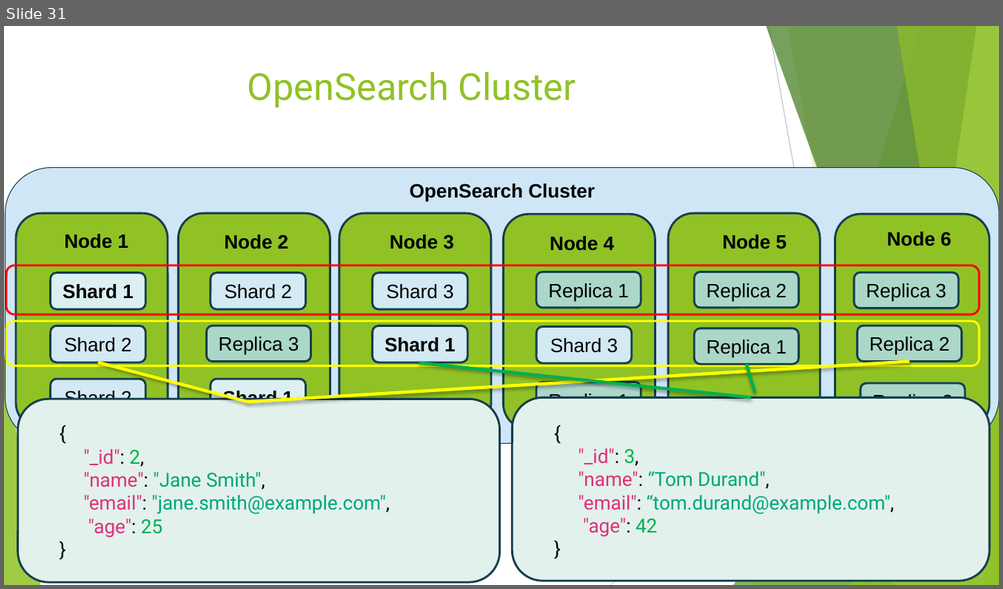
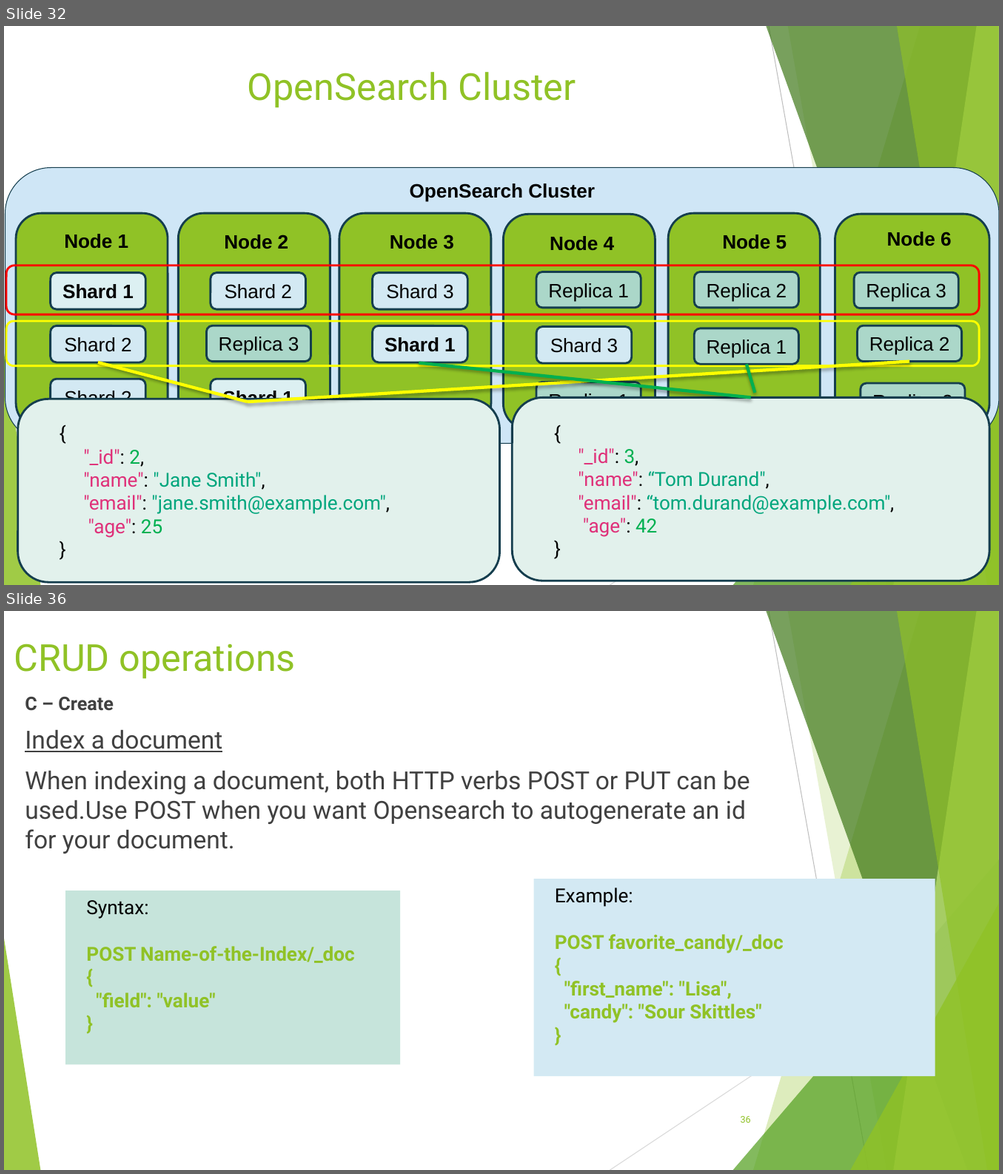
Before and after one commit to zwergon/ensg_search, a slide deck: docs/NoSQL introduction.pptx. Shown one above the other, each under a label of ours: slide 31 before the commit, slides 32 and 36 after it; the slides between them are not shown. The pictures are 1003x589 and 1003x1174 pixels, drawn with LibreOffice and Linux fonts; fonts in the diff are those of the drawing. Boxes give left, top, right and bottom in pixels: in the first picture for what was removed or moved away, otherwise in the second. Text is boxed around its words. In the diff, an @@ line names an element or a change of style, - is before the commit and + after.

```diff
--- a/docs/NoSQL introduction.pptx
+++ b/docs/NoSQL introduction.pptx
@@ slide 36 added at box(4, 611, 999, 1170), background #FFFFFF; not listed: 10 template elements that a slide beside it also shows @@
@@ title added at box(14, 644, 295, 679), 36 pt, text #90C226 @@
+CRUD operations
@@ text added at box(25, 697, 750, 854), 24 pt, text #404040 @@
+C – Create
+Index a document
+When indexing a document, both HTTP verbs POST or PUT can be used.Use POST when you want Opensearch to autogenerate an id for your document.
@@ rectangle added at box(65, 891, 400, 1065), fill #C6E4DB, 18.7 pt, text #90C226, bold @@
+Syntax:
+POST Name-of-the-Index/_doc
+{
+"field": "value"
+}
@@ rectangle added at box(534, 879, 935, 1076), fill #D3E9F3, 18.7 pt, text #90C226, bold @@
+Example:
+POST favorite_candy/_doc
+{
+"first_name": "Lisa",
+"candy": "Sour Skittles"
+}
@@ page number added at box(740, 1116, 751, 1123), 9 pt, text #90C226 @@
+36
@@ what was slide 31 is now slide 32 @@
```
Also in this commit, not shown: 1 slide changed, 34 other slides added, 8 other files.
